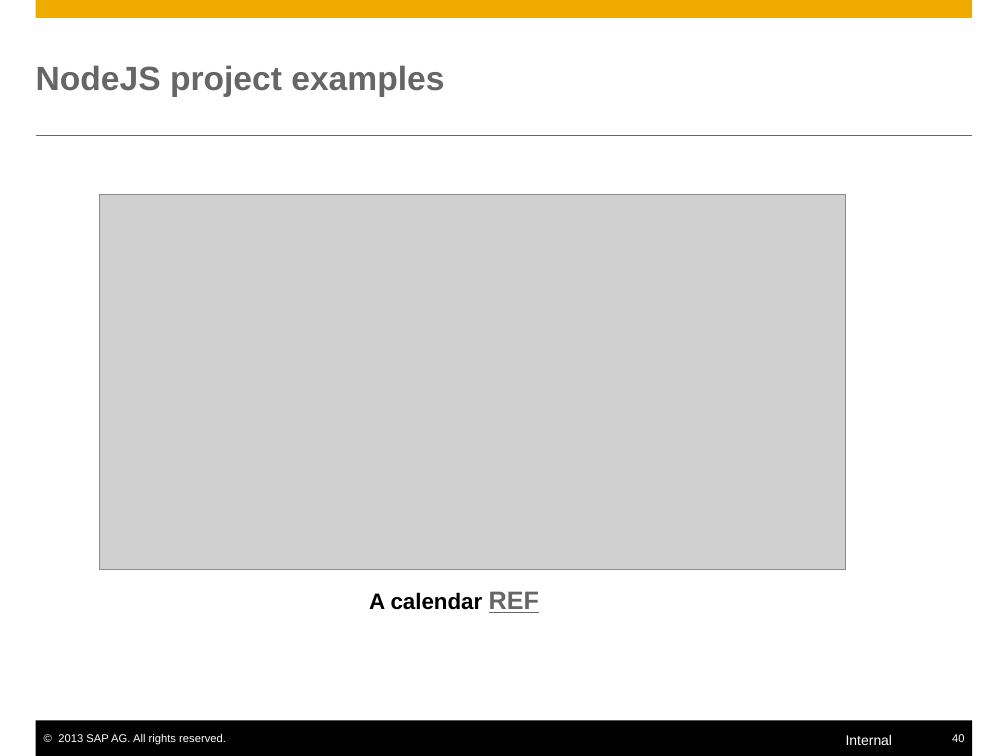
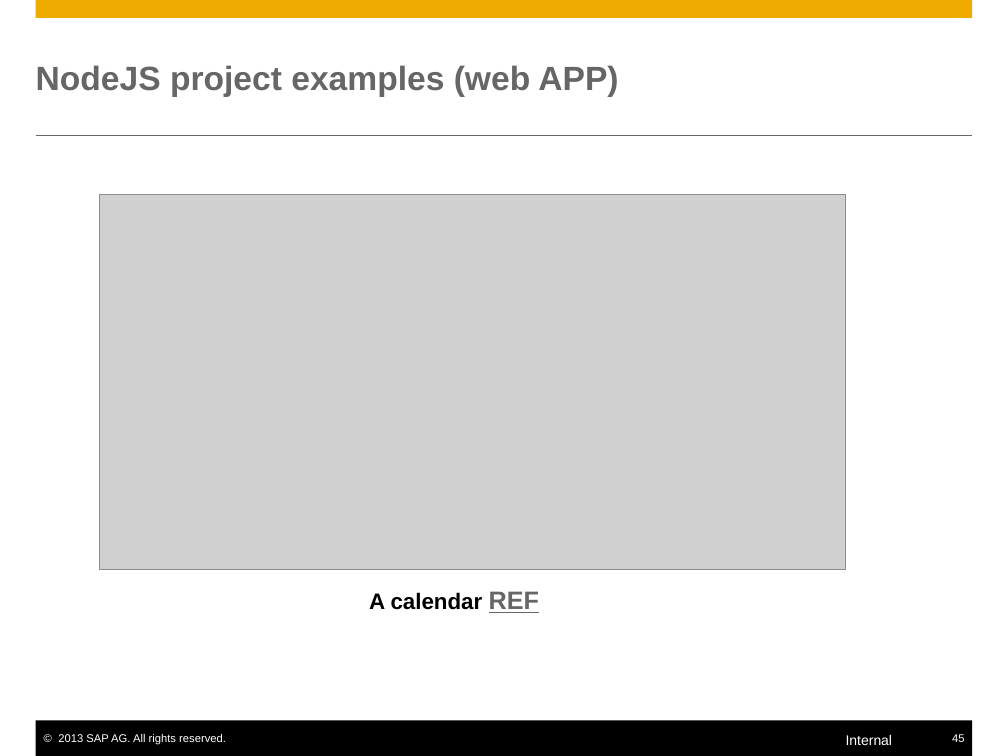
Before and after one commit to yjhcjykwbk-jlsec/mynodejs, a slide deck: slide 45 of nodejs.pptx (slide 40 before the commit). Drawn at 1008x756 pixels with LibreOffice and Linux fonts; fonts in the diff are those of the drawing; grey boxes stand for pictures. Boxes give left, top, right and bottom in pixels: in the first picture for what was removed or moved away, otherwise in the second. Text is boxed around its words. In the diff, an @@ line names an element or a change of style, - is before the commit and + after.

```diff
--- a/nodejs.pptx
+++ b/nodejs.pptx
@@ title at (x1=36, y1=65, x2=618, y2=97): text changed @@
-NodeJS project examples
+NodeJS project examples (web APP)
@@ page number at (x1=952, y1=734, x2=964, y2=742): text changed @@
-40
+45
```
Also in this commit, not shown: 17 other slides changed, 8 slides added, 2 slides removed, 6 other files.
